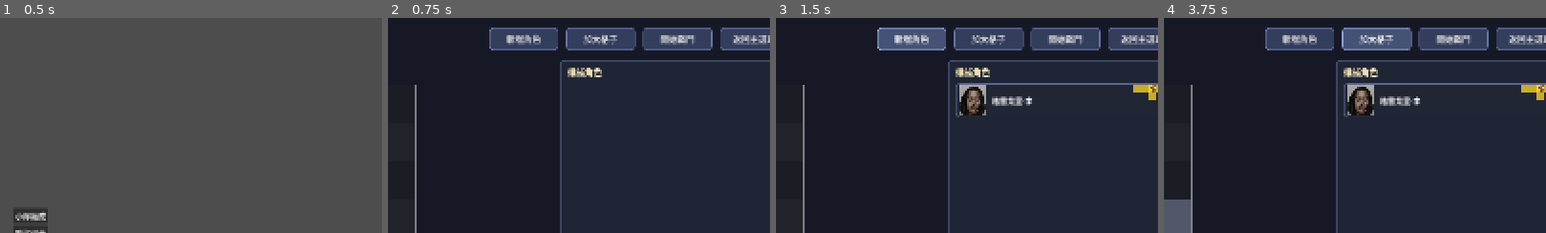
Above: before the commit, frames 1-4 (left to right).
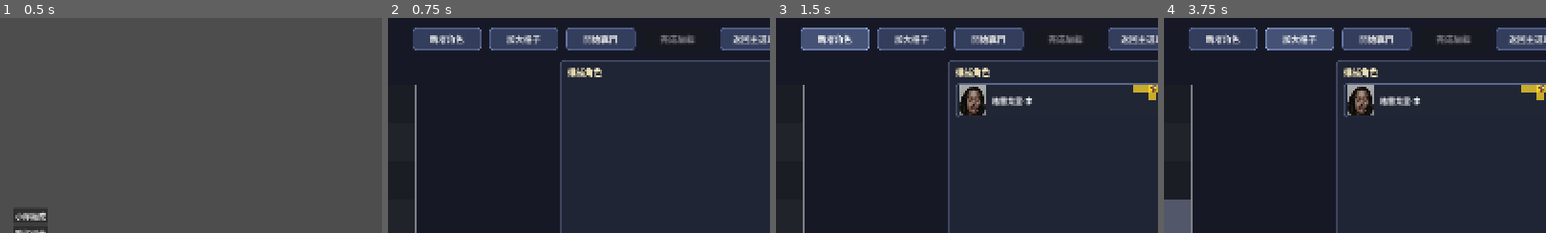
Above: after the commit, the same moments.

Repository: Rhapsody0128/Project_Lineage
Game: Godot game, scene res://Scenes/main.tscn
Same seed, same stepped clock (60 frames per second), same inputs: the game is played once before the commit and once after it.
Inputs:
- Up to frame 1 (0.5 s): no input
- Up to frame 2 (0.75 s): click "小隊編成" at 0.5 s
- Up to frame 3 (1.5 s): click "新增角色" at 1.25 s
- Up to frame 4 (3.75 s): click "開始戰鬥" at 2 s; click "開始戰鬥" at 2.75 s; click "加大格子" at 3.5 s
The pictures show only the part of the screen within x 46-96%, y 0-50%; the shares and areas given below are measured in that part.

Frame 1 is identical in both runs. In frame 2, 4.3% of the frame differs, in the area x 6-85%, y 4-16%; in frame 3, 5.8%; in frame 4, 7.4%.

Commit message:
微調編輯隊伍

Diff:
--- a/Scenes/PartyEdit/party_edit.gd
+++ b/Scenes/PartyEdit/party_edit.gd
@@ -20,12 +20,17 @@
 @onready var availability_layer: PartyEditAvailabilityLayer = $AvailabilityLayer
 @onready var placed_layer: Control = $PlacedLayer
 @onready var roster_list: VBoxContainer = $UI/RightPanel/Margin/VBox/ScrollContainer/RosterList
+@onready var status_label: Label = $UI/StatusLabel
+@onready var finish_edit_button: Button = $UI/TopBar/FinishEditButton
 
-var grid := PartyEditGrid.new()
-var all_heroes: Array[Hero] = []
+## 編輯中的草稿,從 PartyEditStore 上次「完成編輯」的快照 clone() 出一份獨立
+## 副本(沒有就新建一份空的);編輯過程只改這份草稿,按下「完成編輯」才會
+## 把草稿寫回 PartyEditStore,見 PartyEditStore 開頭註解。
+var grid: PartyEditGrid
 
 
 func _ready() -> void:
+	grid = PartyEditStore.grid.clone() if PartyEditStore.grid != null else PartyEditGrid.new()
 	availability_layer.grid = grid
 	availability_layer.placement_changed.connect(_refresh_all)
 	availability_layer.leader_change_requested.connect(_on_leader_change_requested)
@@ -37,10 +42,11 @@
 func _on_leader_change_requested(hero: Hero) -> void:
 	grid.set_leader(hero)
 	_refresh_placed_layer()
+	_update_finish_button_state()
 
 
 func _on_add_hero_pressed() -> void:
-	all_heroes.append(HeroController.get_random_hero())
+	PartyEditStore.all_heroes.append(HeroController.get_random_hero())
 	_refresh_roster()
 
 
@@ -60,9 +66,35 @@
 ## Battle 開戰佈陣時(見 battle.gd 的 _deploy_side())會直接照這些站位站,
 ## 不是預設的靠邊縱隊。沒放任何角色時不給按。
 func _on_start_battle_pressed() -> void:
+	var party := _build_party_from_grid()
+	if party == null:
+		return
+
+	BattleReportStore.pending_self_party = party
+	get_tree().change_scene_to_file("res://Scenes/Battle/battle.tscn")
+
+
+## 完成編輯:把目前草稿(grid)寫回 PartyEditStore(快照 + 轉換出的 Party),
+## 供其他場景讀取。按鈕本身依 _update_finish_button_state() 在不符合「戰場上
+## 至少一人」+「至少一人是隊長」時就 disabled,這裡不用重覆判斷。
+## 不切場景,只在原地提示結果。
+func _on_finish_edit_pressed() -> void:
+	PartyEditStore.grid = grid.clone()
+	PartyEditStore.save_party(_build_party_from_grid())
+	status_label.text = "編輯完成,已儲存小隊"
+
+
+## 「完成編輯」是否可按:戰場上至少要有一人,且必須有一人是隊長。
+## get_leader() 只要場上有人就一定會退回預設隊長(見 PartyEditGrid.get_leader()),
+## 這裡仍明確檢查兩個條件,呼應需求的兩項各自獨立條件,不依賴實作細節。
+func _update_finish_button_state() -> void:
+	finish_edit_button.disabled = grid.get_all_placed_heroes().is_empty() or grid.get_leader() == null
+
+
+func _build_party_from_grid() -> Party:
 	var placed := grid.get_all_placed_heroes()
 	if placed.is_empty():
-		return
+		return null
 
 	var heroes: Array[Hero] = []
 	for hero in placed:
@@ -71,20 +103,19 @@
 	var party := Party.new("玩家小隊", heroes, grid.get_leader())
 	for hero in placed:
 		party.set_battle_position(hero, grid.get_placement_anchor(hero))
-
-	BattleReportStore.pending_self_party = party
-	get_tree().change_scene_to_file("res://Scenes/Battle/battle.tscn")
+	return party
 
 
 func _refresh_all() -> void:
 	_refresh_roster()
 	_refresh_placed_layer()
+	_update_finish_button_state()
 
 
 func _refresh_roster() -> void:
 	for child in roster_list.get_children():
 		child.queue_free()
-	for hero in all_heroes:
+	for hero in PartyEditStore.all_heroes:
 		if not grid.is_placed(hero):
 			roster_list.add_child(HeroCard.new(hero))
 
--- a/Scenes/PartyEdit/party_edit.tscn
+++ b/Scenes/PartyEdit/party_edit.tscn
@@ -139,7 +139,7 @@
 
 [node name="TopBar" type="HBoxContainer" parent="UI"]
 layout_mode = 0
-offset_left = 948.0
+offset_left = 787.0
 offset_top = 20.0
 offset_right = 1576.0
 offset_bottom = 68.0
@@ -172,6 +172,15 @@
 theme_override_styles/pressed = SubResource("StyleBoxFlat_button_pressed")
 text = "開始戰鬥"
 
+[node name="FinishEditButton" type="Button" parent="UI/TopBar"]
+custom_minimum_size = Vector2(145, 46)
+layout_mode = 2
+theme_override_font_sizes/font_size = 18
+theme_override_styles/normal = SubResource("StyleBoxFlat_button")
+theme_override_styles/hover = SubResource("StyleBoxFlat_button_hover")
+theme_override_styles/pressed = SubResource("StyleBoxFlat_button_pressed")
+text = "完成編輯"
+
 [node name="BackButton" type="Button" parent="UI/TopBar"]
 custom_minimum_size = Vector2(145, 46)
 layout_mode = 2
@@ -180,6 +189,16 @@
 theme_override_styles/hover = SubResource("StyleBoxFlat_button_hover")
 theme_override_styles/pressed = SubResource("StyleBoxFlat_button_pressed")
 text = "返回主選單"
+
+[node name="StatusLabel" type="Label" parent="UI"]
+layout_mode = 0
+offset_left = 787.0
+offset_top = 72.0
+offset_right = 1576.0
+offset_bottom = 92.0
+theme_override_font_sizes/font_size = 14
+theme_override_colors/font_color = Color(0.95, 0.75, 0.4, 1)
+horizontal_alignment = 2
 
 [node name="RightPanel" type="Panel" parent="UI"]
 layout_mode = 0
@@ -226,4 +245,5 @@
 [connection signal="pressed" from="UI/TopBar/AddHeroButton" to="." method="_on_add_hero_pressed"]
 [connection signal="pressed" from="UI/TopBar/GrowGridButton" to="." method="_on_grow_grid_pressed"]
 [connection signal="pressed" from="UI/TopBar/StartBattleButton" to="." method="_on_start_battle_pressed"]
+[connection signal="pressed" from="UI/TopBar/FinishEditButton" to="." method="_on_finish_edit_pressed"]
 [connection signal="pressed" from="UI/TopBar/BackButton" to="." method="_on_back_pressed"]
--- /dev/null
+++ b/Scripts/Autoload/party_edit_store.gd
@@ -0,0 +1,20 @@
+extends Node
+
+# =========================================================
+# 全域小隊編成存取點(autoload,見 project.godot)。跟 BattleReportStore 一樣屬於
+# Scenes 層的 session 單例,不是戰鬥規則:all_heroes 是 PartyEdit「新增角色」
+# 按鈕累積出來的角色池,一新增就寫入,供其他場景取用完整角色池。
+#
+# grid/party 則要等玩家按下「完成編輯」才會寫入——編輯中的每一步拖曳/擺放
+# 只留在 PartyEdit 場景自己的草稿(見 party_edit.gd 的 grid,拿 PartyEditStore.grid
+# clone() 出來的獨立副本編輯),不會即時反映到這裡,避免其他場景讀到還沒定案
+# 的擺盤。grid 是那次「完成編輯」當下的網格快照(重進 PartyEdit 場景時拿來還原
+# 擺盤用),party 是同一時刻轉換出的 Party 物件(供其他場景直接使用)。
+# =========================================================
+
+var all_heroes: Array[Hero] = []
+var grid: PartyEditGrid = null
+var party: Party = null
+
+func save_party(p_party: Party) -> void:
+	party = p_party
--- a/System/party/party_edit_grid.gd
+++ b/System/party/party_edit_grid.gd
@@ -37,6 +37,19 @@
 	for y in range(UNLOCK_ROW_MIN, UNLOCK_ROW_MAX + 1):
 		for x in range(UNLOCK_COL_MIN, UNLOCK_COL_MAX + 1):
 			_unlocked[Vector2i(x, y)] = true
+
+## 複製一份獨立的網格狀態快照(PartyEditStore 存「按下完成編輯當下」的版本用,
+## 跟畫面上正在編輯、尚未確定的草稿分開,避免草稿中途的每一步操作都直接
+## 反映到其他場景讀得到的 STORE 資料)。Dictionary.duplicate() 淺拷貝即可,
+## key/value 都是 Vector2i 或 Hero 參照,不需要深拷貝角色本身。
+func clone() -> PartyEditGrid:
+	var copy := PartyEditGrid.new()
+	copy._unlocked = _unlocked.duplicate()
+	copy._cell_occupant = _cell_occupant.duplicate()
+	copy._placement_anchor = _placement_anchor.duplicate()
+	copy._placement_shape = _placement_shape.duplicate()
+	copy._leader = _leader
+	return copy
 
 func is_in_bounds(cell: Vector2i) -> bool:
 	return cell.x >= 0 and cell.x < GRID_COLS and cell.y >= 0 and cell.y < GRID_ROWS
--- a/project.godot
+++ b/project.godot
@@ -19,6 +19,7 @@
 
 CharacterPanel="*res://Scenes/CharacterPanel/character_panel.tscn"
 BattleReportStore="*res://Scripts/Autoload/battle_report_store.gd"
+PartyEditStore="*res://Scripts/Autoload/party_edit_store.gd"
 
 [display]
 
Binary file added: Images/Map/main_map.png
Not shown, added: Images/Map/main_map.png.import
Not shown, added: Scripts/Autoload/party_edit_store.gd.uid
